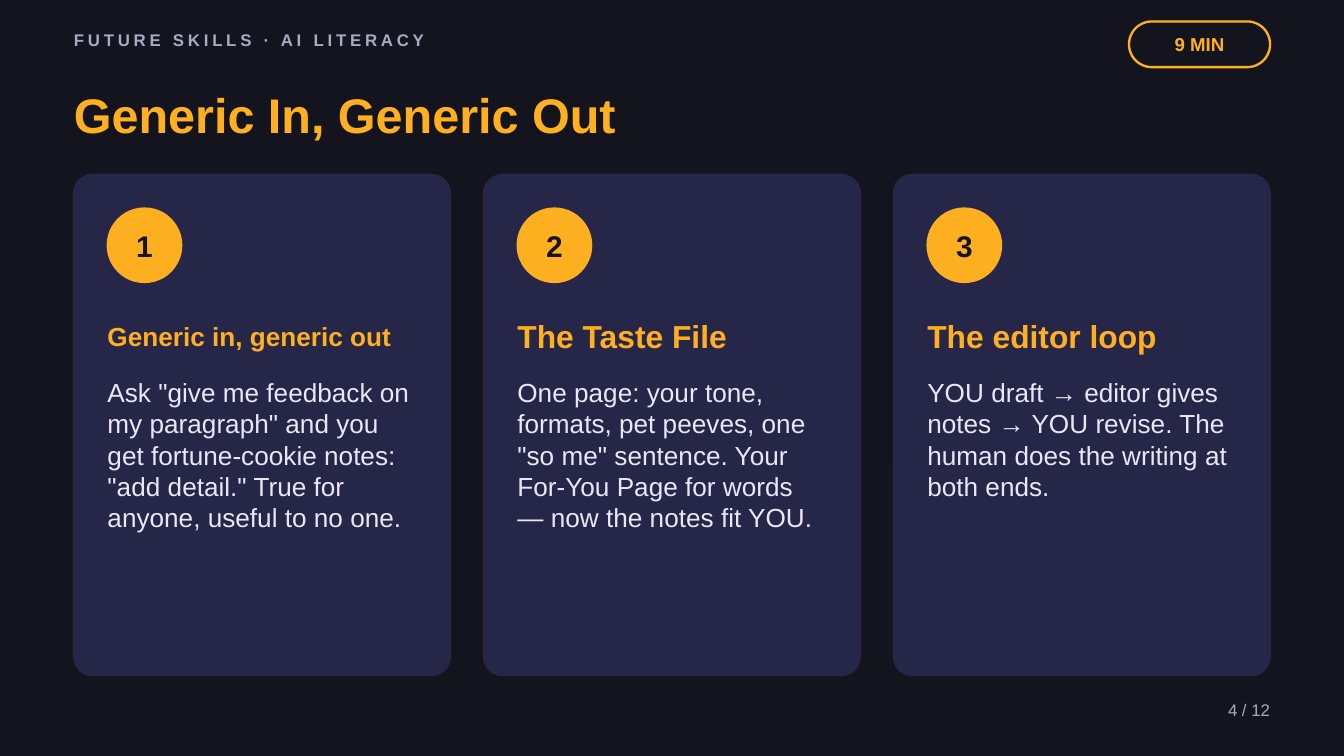
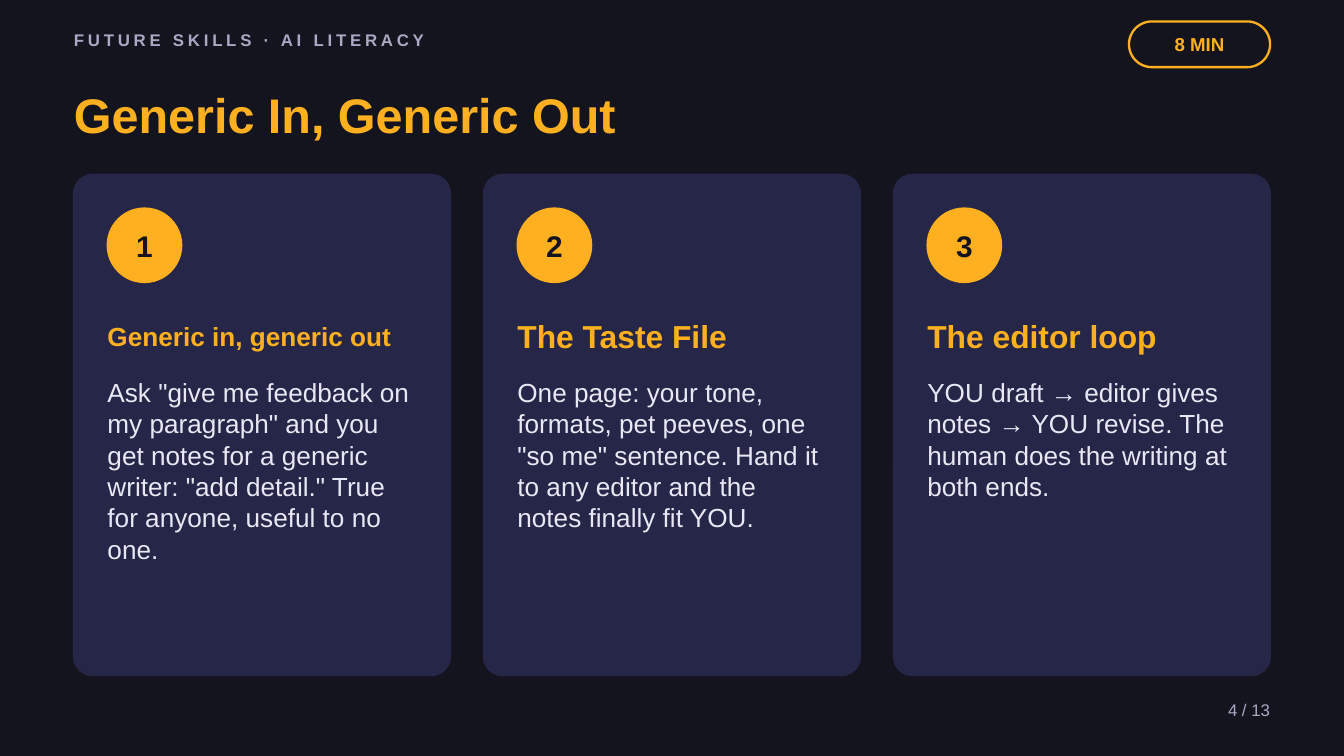
Before and after one commit to phiunit/tptphi, a slide deck: slide 4 of products/ai-taste-file/dist/Teach AI Your Taste - Slides.pptx. Drawn at 1344x756 pixels with LibreOffice and Linux fonts; fonts in the diff are those of the drawing. Boxes give left, top, right and bottom in pixels: in the first picture for what was removed or moved away, otherwise in the second. Text is boxed around its words. In the diff, an @@ line names an element or a change of style, - is before the commit and + after.

```diff
--- a/products/ai-taste-file/dist/Teach AI Your Taste - Slides.pptx
+++ b/products/ai-taste-file/dist/Teach AI Your Taste - Slides.pptx
@@ text at (x1=1175, y1=38, x2=1224, y2=51): text changed @@
-9 MIN
+8 MIN
@@ text at (x1=107, y1=383, x2=409, y2=560): text changed @@
-Ask "give me feedback on my paragraph" and you get fortune-cookie notes: "add detail." True for anyone, useful to no one.
+Ask "give me feedback on my paragraph" and you get notes for a generic writer: "add detail." True for anyone, useful to no one.
@@ text at (x1=517, y1=383, x2=818, y2=533): text changed @@
-One page: your tone, formats, pet peeves, one "so me" sentence. Your For-You Page for words — now the notes fit YOU.
+One page: your tone, formats, pet peeves, one "so me" sentence. Hand it to any editor and the notes finally fit YOU.
@@ text at (x1=1228, y1=704, x2=1270, y2=716): text changed @@
-4 / 12
+4 / 13
```
Also in this commit, not shown: 11 other slides changed, 1 slide added, 34 other files.
